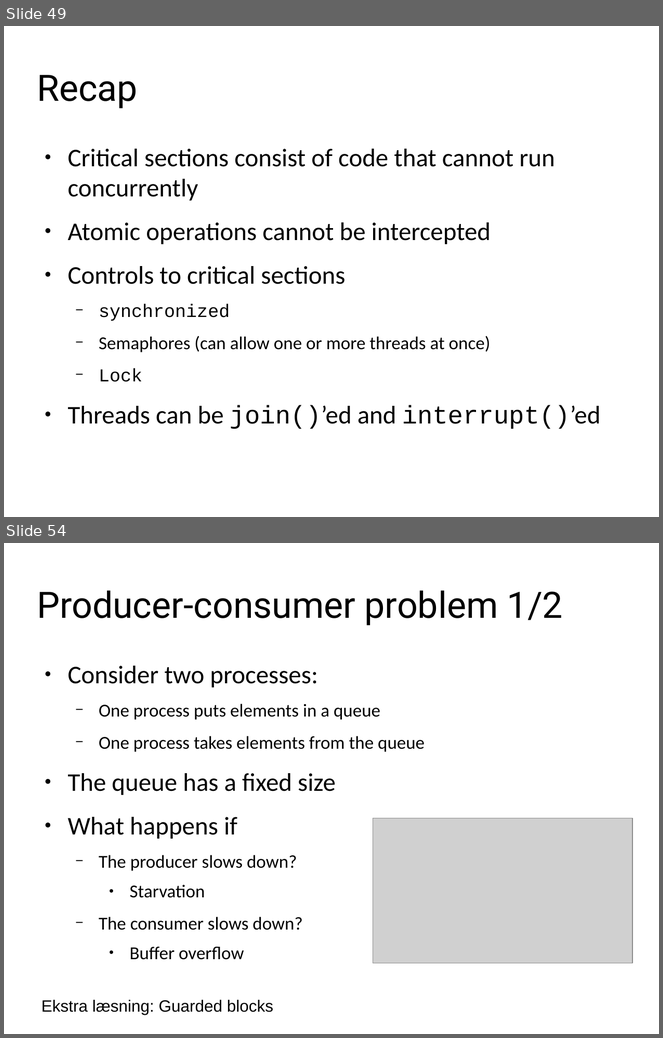
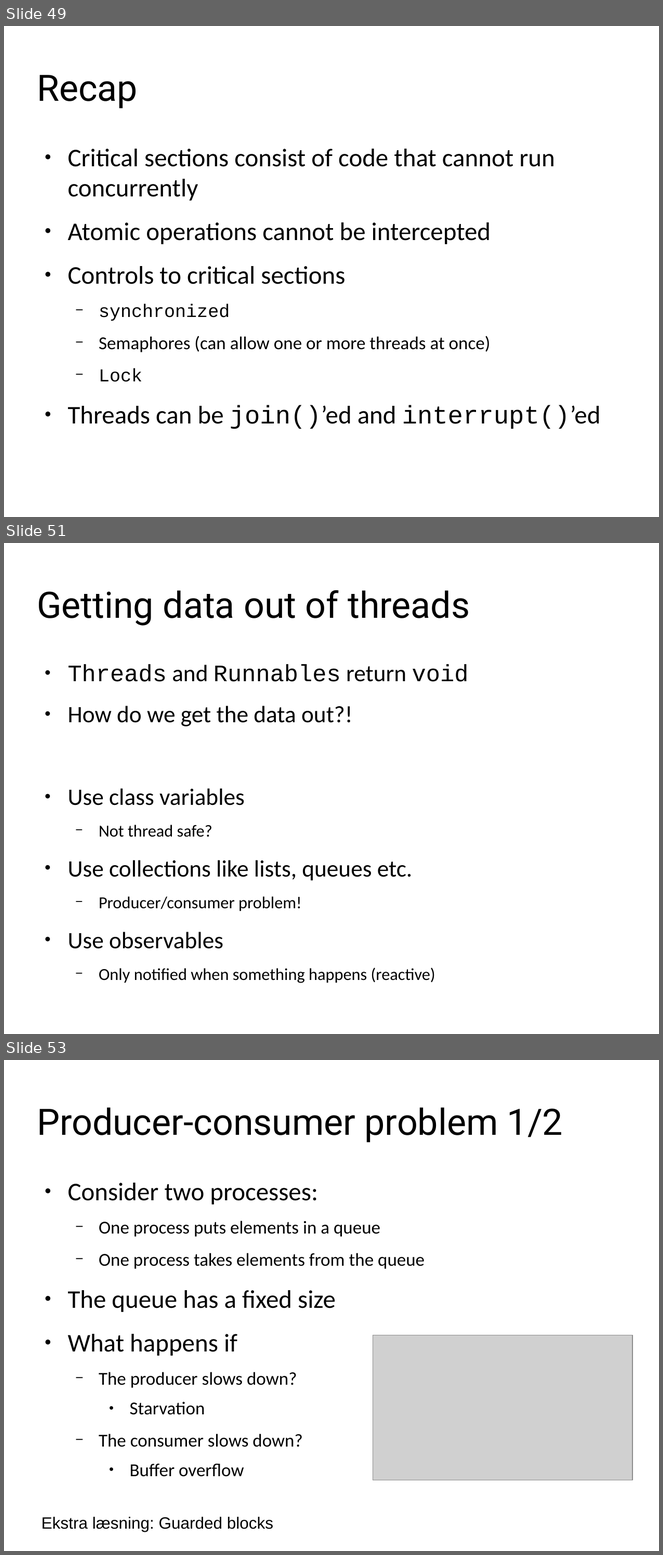
Before and after one commit to scheldejonas/week1-concurrency, a slide deck: presentation.odp. Shown one above the other, each under a label of ours: slides 49 and 54 before the commit, slides 49, 51 and 53 after it; the slides between them are not shown. The pictures are 663x1038 and 663x1555 pixels, drawn with LibreOffice and Linux fonts; fonts in the diff are those of the drawing; grey boxes stand for pictures; background and template pictures are left out. Boxes give left, top, right and bottom in pixels: in the first picture for what was removed or moved away, otherwise in the second. Text is boxed around its words. In the diff, an @@ line names an element or a change of style, - is before the commit and + after.

```diff
--- a/presentation.odp
+++ b/presentation.odp
@@ slide 51 added at [4, 543, 659, 1034], background #FFFFFF @@
@@ title added at [37, 590, 470, 626], 40 pt, text #000000 @@
+Getting data out of threads
@@ text added at [68, 665, 469, 983], 25.9 pt, text #000000 @@
+● Threads and Runnables return void
+● How do we get the data out?!
+● Use class variables
+  − Not thread safe?
+● Use collections like lists, queues etc.
+  − Producer/consumer problem!
+● Use observables
+  − Only notified when something happens (reactive)
@@ what was slide 54 is now slide 53 @@
```
Also in this commit, not shown: 2 slides changed, 2 other slides added, 1 slide removed, 16 other files.
